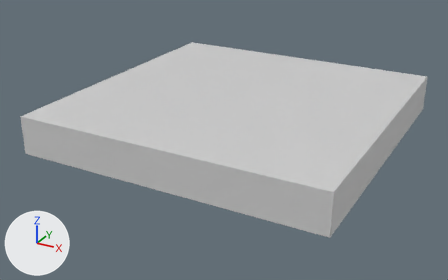
Renders of the COLLADA model mesh/panel_4x4.dae from each side of a commit.
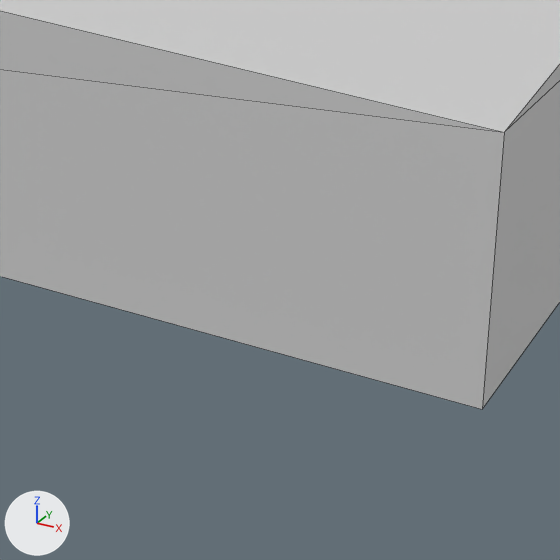
The first picture shows the older version from a 50 mm lens placed at (1.215, -0.897, 0.656), pointed at (0.479, 0.44, -0.013). The close-ups show both versions on the part from 56% to 77% of the width and 61% to 94% of the height of that picture; other places that the commit changed are outside them. The axes (+X, +Y, +Z) are drawn at lower left. The lights are the same throughout. The close-ups show mesh edges as thin lines. Where no turn or scale is listed for an object, it has been applied to the vertices.
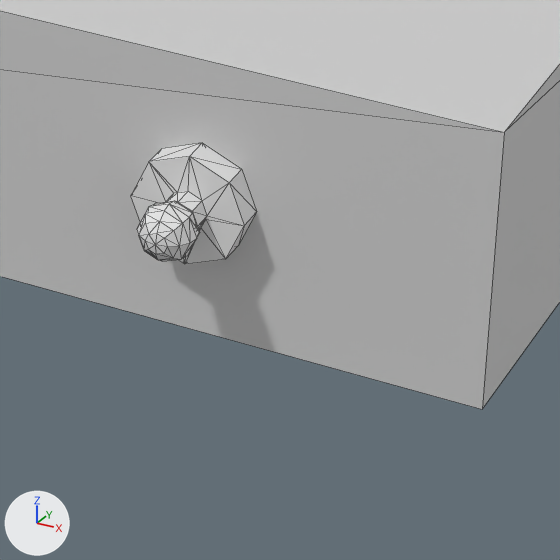
What differs and where, as boxes [x1, y1, x2, y2] in the close-ups (560 x 560 px):
'attach_power_000', added: after [131, 143, 257, 264]

The change in detail:
Mesh me_sphere_sphere_002 is new.
It has 75 vertices, 152 faces and spans x -0.02..0.02, y -0.01..0.025, z -0.02..0.02.
Object 'attach_power_000' (ob_attach_power_000) is new; it shows me_sphere_sphere_002.
Its location is (0.8, 0.075, 0.05).
